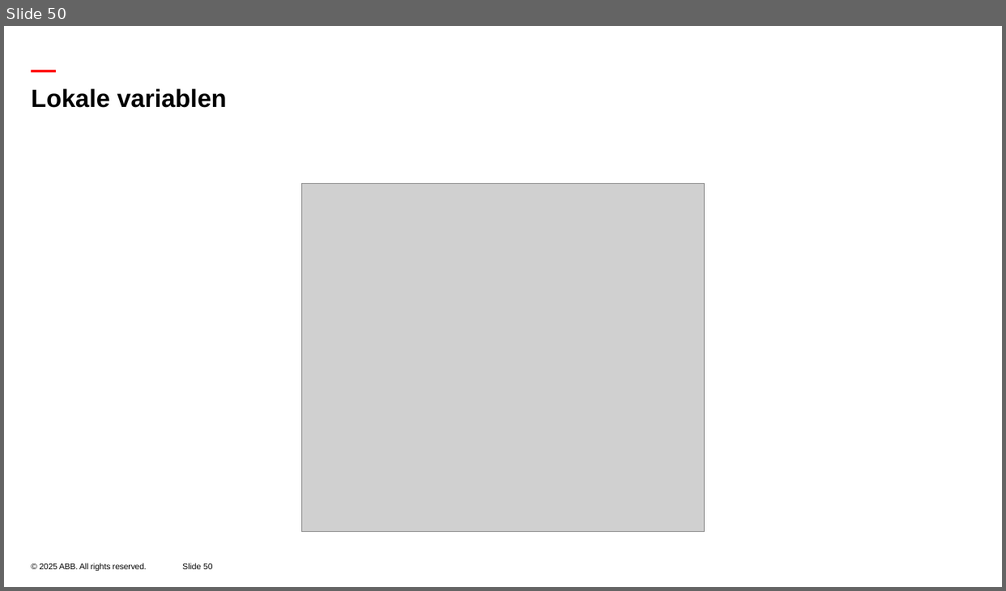
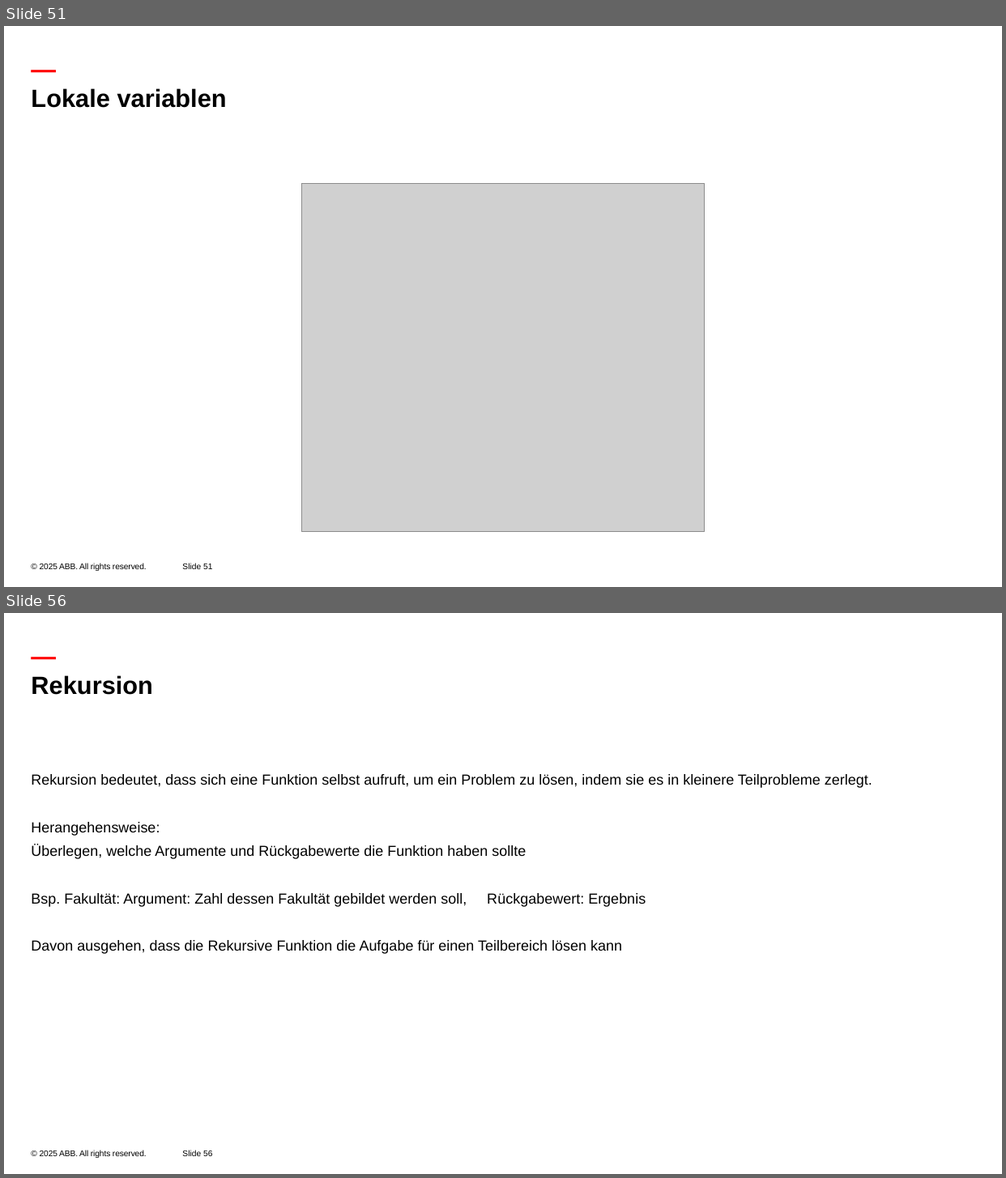
Before and after one commit to luisEM2/Programmieren-Vorpraktikum, a slide deck: 3 Zahlen.pptx. Shown one above the other, each under a label of ours: slide 50 before the commit, slides 51 and 56 after it; the slides between them are not shown. The pictures are 1006x591 and 1006x1178 pixels, drawn with LibreOffice and Linux fonts; fonts in the diff are those of the drawing; grey boxes stand for pictures; background and template pictures are left out. Boxes give left, top, right and bottom in pixels: in the first picture for what was removed or moved away, otherwise in the second. Text is boxed around its words. In the diff, an @@ line names an element or a change of style, - is before the commit and + after.

```diff
--- a/3 Zahlen.pptx
+++ b/3 Zahlen.pptx
@@ slide 56 added at (4, 613, 1002, 1174), background #FFFFFF; not listed: 3 template elements that a slide beside it also shows @@
@@ title added at (31, 675, 153, 695), 24 pt, text #000000, bold @@
+Rekursion
@@ text added at (31, 774, 872, 954), 14 pt, text #000000 @@
+Rekursion bedeutet, dass sich eine Funktion selbst aufruft, um ein Problem zu lösen, indem sie es in kleinere Teilprobleme zerlegt.
+Herangehensweise:
+Überlegen, welche Argumente und Rückgabewerte die Funktion haben sollte
+Bsp. Fakultät: Argument: Zahl dessen Fakultät gebildet werden soll, Rückgabewert: Ergebnis
+Davon ausgehen, dass die Rekursive Funktion die Aufgabe für einen Teilbereich lösen kann
@@ what was slide 50 is now slide 51 @@
@@ page number at (182, 564, 212, 570): text changed @@
-Slide 50
+Slide 51
```
Also in this commit, not shown: 2 slides changed, 11 other slides added, 15 other files.
